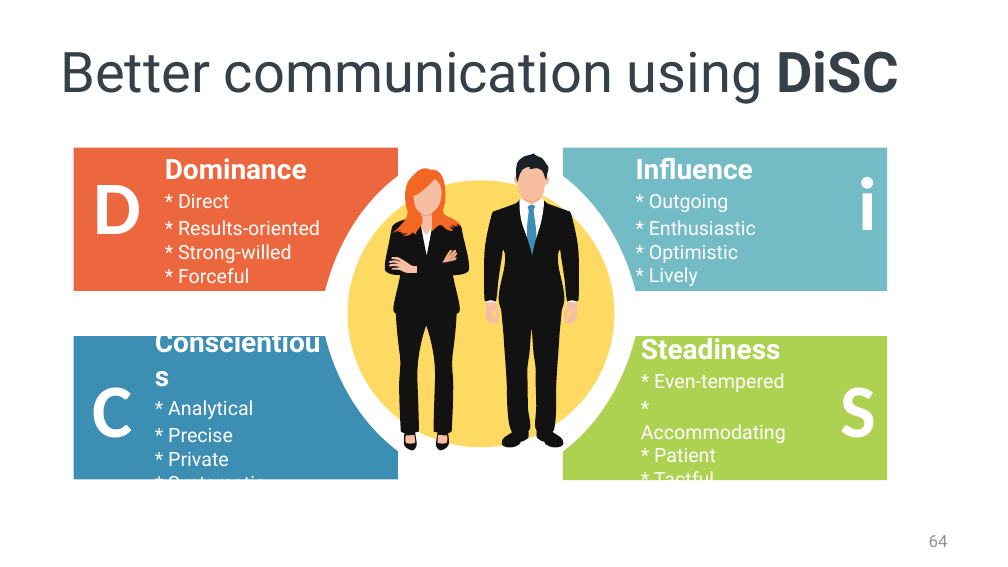
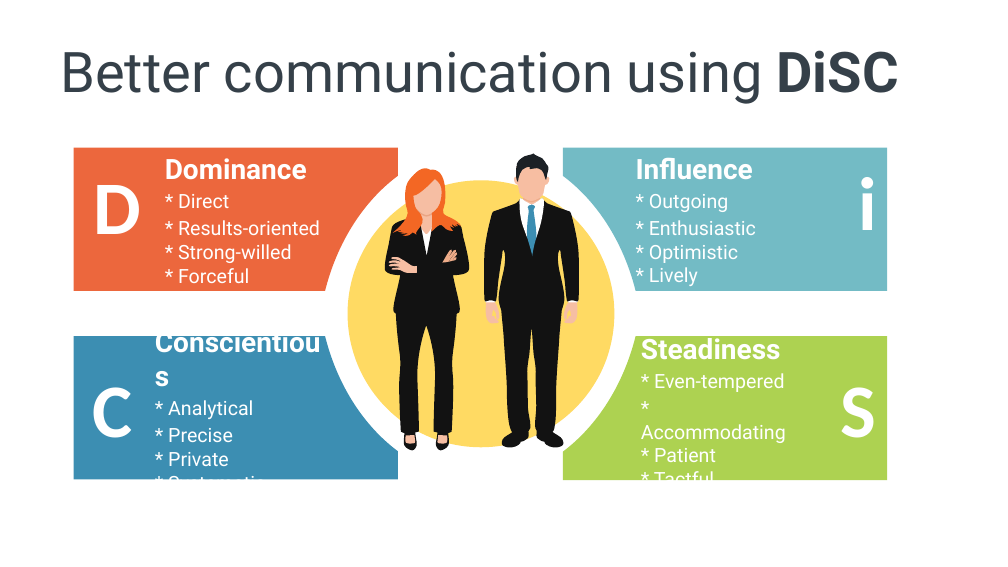
Before and after one commit to spetryjohnson/Talk---Hiring--Firing--and-Inspiring, a slide deck: slide 78 of Hiring, Firing, and Inspiring.pptx (slide 64 before the commit). Drawn at 1008x567 pixels with LibreOffice and Linux fonts; fonts in the diff are those of the drawing. Boxes give left, top, right and bottom in pixels: in the first picture for what was removed or moved away, otherwise in the second. Text is boxed around its words. In the diff, an @@ line names an element or a change of style, - is before the commit and + after.

```diff
--- a/Hiring, Firing, and Inspiring.pptx
+++ b/Hiring, Firing, and Inspiring.pptx
@@ page number removed at (929, 535, 948, 547) @@
-64
```
Also in this commit, not shown: 9 other slides changed, 14 slides added, 12 slides removed, 1 other file.
